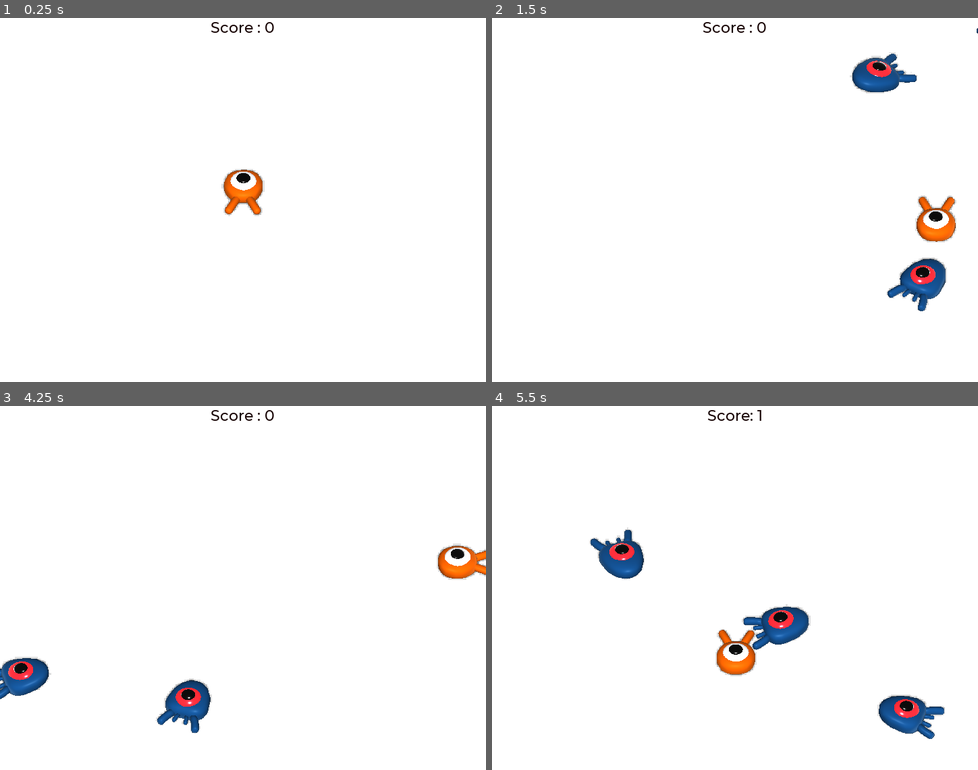
Above: before the commit, frames 1-4 (two rows, left to right).
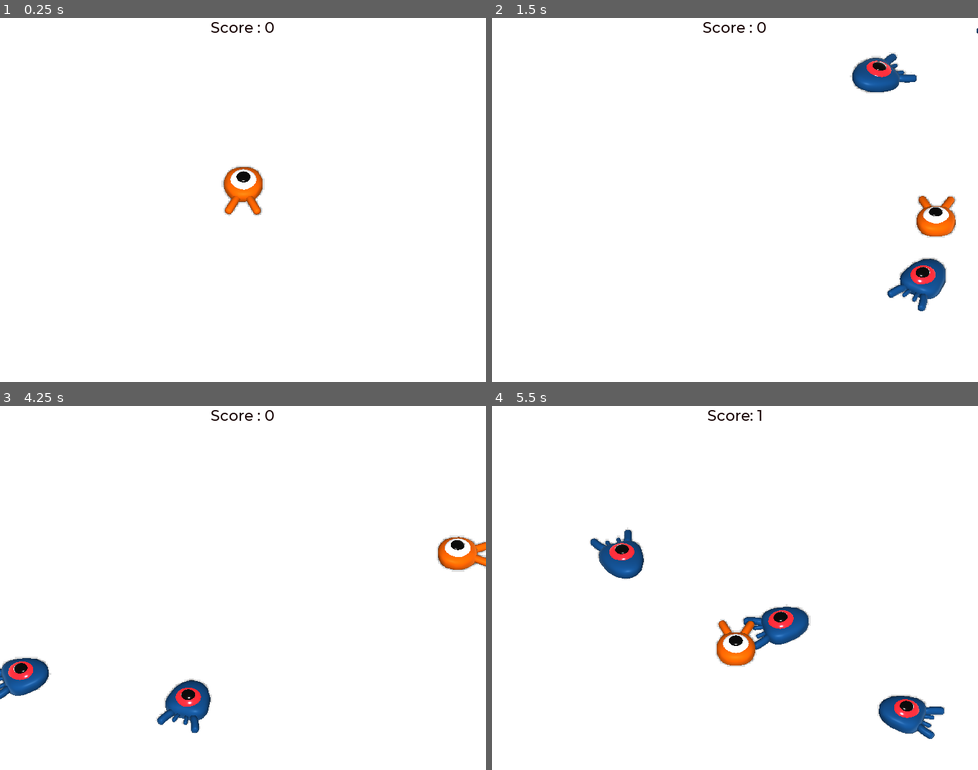
Above: after the commit, the same moments.

Repository: MaeIg/GodotTutorial
Game: Godot game, scene res://scenes/Main.tscn
Two runs of this game, one before a commit and one after it. Both use one fixed random seed, a clock stepped at 60 frames per second and the inputs below. The project has no main scene, so this scene is started directly.
Inputs:
- Up to frame 1 (0.25 s): no input
- Up to frame 2 (1.5 s): tap Enter (ui_accept) at 0.5 s; hold D (move_right) 0.53-1.28 s; tap Space (jump) at 0.77 s; hold S (move_back) from 1.28 s (still down)
- Up to frame 3 (4.25 s): tap Space (jump) at 1.52, 3.02, 3.77 s; release S (move_back) at 2.03 s; hold D (move_right) 2.03-2.78 s; hold Z (move_forward) 2.78-3.53 s; hold Q (move_left) from 3.53 s (still down)
- Up to frame 4 (5.5 s): tap Space (jump) at 4.52 s; release Q (move_left) at 5.03 s; hold S (move_back) from 5.03 s (still down)

The runs differ from the first frame. In frame 1, 0.3% of the frame differs, in the area x 45-55%, y 40-55%; in frame 2, 0.6%; in frame 3, 0.9%; in frame 4, 1.0%, in the area x 45-55%, y 58-75%.

Commit message:
feat(3d): animate Player

Diff:
--- a/3d/scenes/Player.tscn
+++ b/3d/scenes/Player.tscn
@@ -8,6 +8,35 @@
 [sub_resource type="CylinderShape" id=2]
 height = 0.25
 radius = 1.06
+
+[sub_resource type="Animation" id=3]
+resource_name = "float"
+length = 1.2
+loop = true
+tracks/0/type = "value"
+tracks/0/path = NodePath("Pivot/Character:translation")
+tracks/0/interp = 1
+tracks/0/loop_wrap = true
+tracks/0/imported = false
+tracks/0/enabled = true
+tracks/0/keys = {
+"times": PoolRealArray( 0.2, 0.7, 1.2 ),
+"transitions": PoolRealArray( 0.42, 2.07, 1 ),
+"update": 0,
+"values": [ Vector3( 0, 0, 0 ), Vector3( 0, 0.66, 0 ), Vector3( 0, 0.35, 0 ) ]
+}
+tracks/1/type = "value"
+tracks/1/path = NodePath("Pivot/Character:rotation_degrees")
+tracks/1/interp = 1
+tracks/1/loop_wrap = true
+tracks/1/imported = false
+tracks/1/enabled = true
+tracks/1/keys = {
+"times": PoolRealArray( 0.1, 0.5, 1.2 ),
+"transitions": PoolRealArray( 0.42, 0.44, 1 ),
+"update": 0,
+"values": [ Vector3( 0, 0, 0 ), Vector3( 8, 0, 0 ), Vector3( -9, 0, 0 ) ]
+}
 
 [node name="Player" type="KinematicBody"]
 collision_mask = 6
@@ -19,6 +48,7 @@
 [node name="Pivot" type="Spatial" parent="."]
 
 [node name="Character" parent="Pivot" instance=ExtResource( 1 )]
+transform = Transform( 1, 0, 0, 0, 0.987688, 0.156434, 0, -0.156434, 0.987688, 0, 0.35, 0 )
 
 [node name="CollisionShape" type="CollisionShape" parent="."]
 shape = SubResource( 1 )
@@ -32,4 +62,8 @@
 transform = Transform( 1, 0, 0, 0, 1, 0, 0, 0, 1, 0, 0.15, 0 )
 shape = SubResource( 2 )
 
+[node name="AnimationPlayer" type="AnimationPlayer" parent="."]
+autoplay = "float"
+anims/float = SubResource( 3 )
+
 [connection signal="body_entered" from="MobDetector" to="." method="_on_MobDetector_body_entered"]
Not shown: 1 places in 3d/scenes/Player.tscn that only renumber resources
